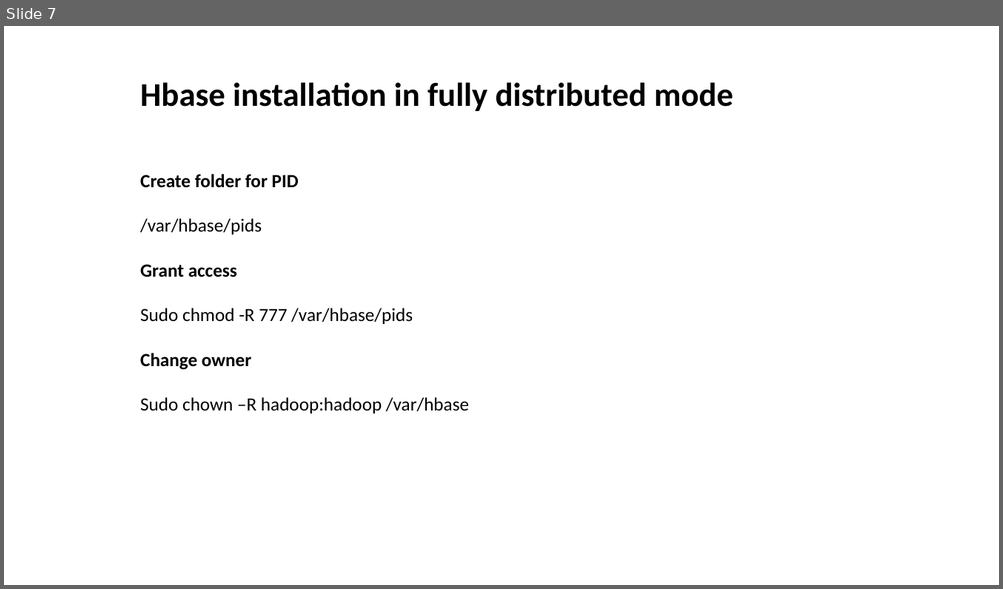
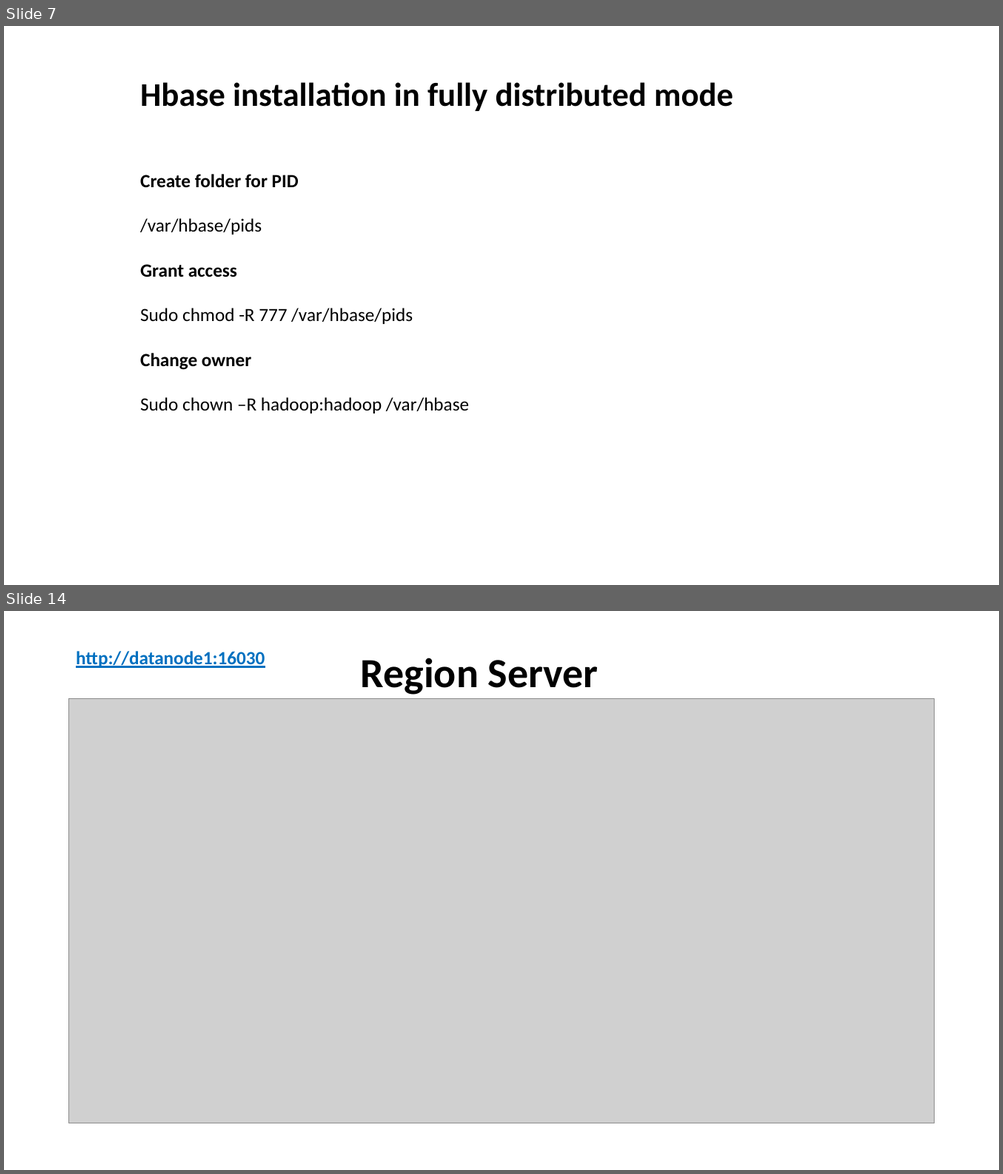
Before and after one commit to aashmishra/Bigdata_ppt, a slide deck: hbase.pptx. Shown one above the other, each under a label of ours: slide 7 before the commit, slides 7 and 14 after it; the slides between them are not shown. The pictures are 1003x589 and 1003x1174 pixels, drawn with LibreOffice and Linux fonts; fonts in the diff are those of the drawing; grey boxes stand for pictures. Boxes give left, top, right and bottom in pixels: in the first picture for what was removed or moved away, otherwise in the second. Text is boxed around its words. In the diff, an @@ line names an element or a change of style, - is before the commit and + after.

```diff
--- a/hbase.pptx
+++ b/hbase.pptx
@@ slide 14 added at (x1=4, y1=611, x2=999, y2=1170), background #FFFFFF @@
@@ text added at (x1=76, y1=651, x2=264, y2=668), 18 pt, text #0070C0, bold, underline @@
+http://datanode1:16030
@@ text added at (x1=361, y1=658, x2=598, y2=695), 40 pt, text #000000, bold @@
+Region Server
@@ picture added at (x1=69, y1=699, x2=934, y2=1125) @@
```
Also in this commit, not shown: 6 slides changed, 4 other slides added, 2 slides removed.
